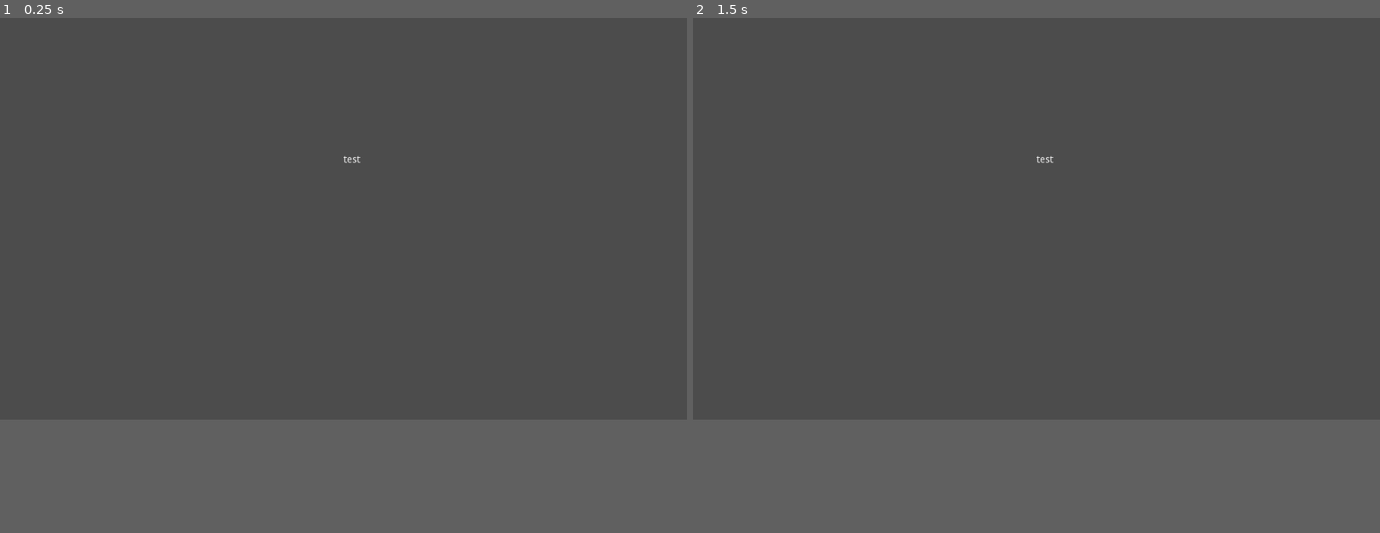
Above: before the commit, frames 1-2 (left to right).
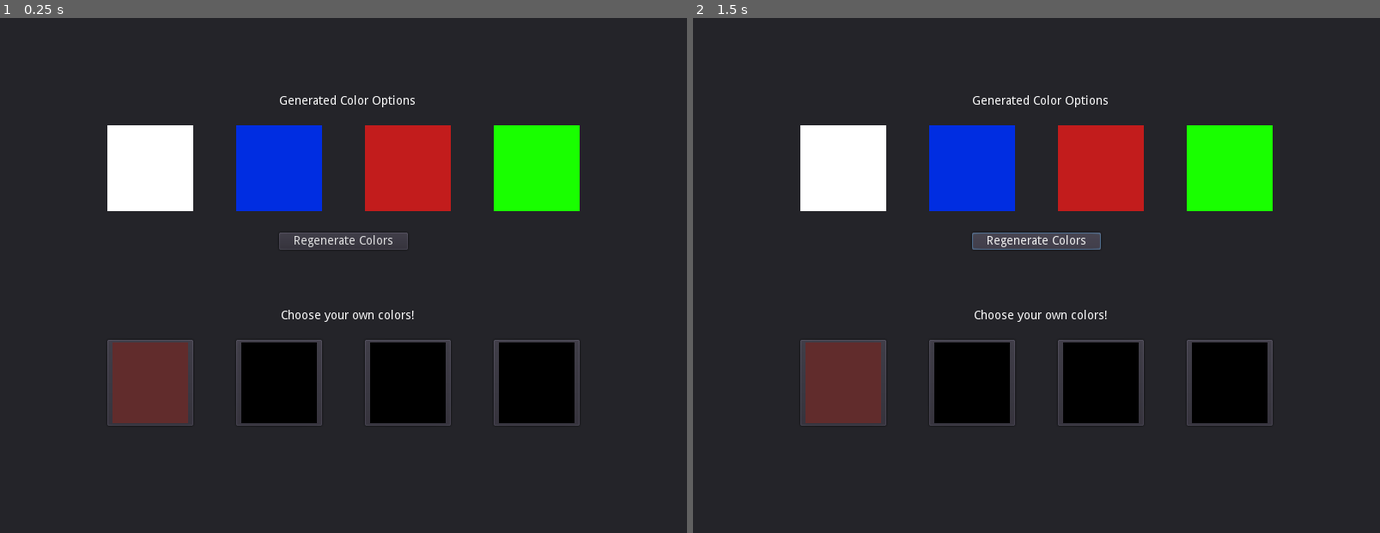
Above: after the commit, the same moments.

Repository: alexachramowicz/color-diary
Game: Godot game, scene res://MainScene.tscn
Two runs of this game, one before a commit and one after it. Both use one fixed random seed, a clock stepped at 60 frames per second and the inputs below. Before the commit the project has no main scene; this scene is started directly in both runs.
Inputs (mouse positions are in pixels of both pictures, inside the frame that each line leads up to):
- Up to frame 1 (0.25 s): no input
- Up to frame 2 (1.5 s): click (1036, 193) at 0.5 s, where only the run after the commit has a clickable "Regenerate Colors"; click (1036, 193) at 1.25 s, where only the run after the commit has a clickable "Regenerate Colors"
In our replay, the window is 800x468 before the commit and 800x600 after it. These sizes can differ from the game's own. Grey fills any space a smaller window leaves; there, only what the larger window draws over its background counts as a difference.

The runs differ from the first frame. In frame 1, 77% of the frame differs, in the area x 0-100%, y 0-80%; in frame 2, 77%.

Commit message:
Added MainMenu and ColorPanel

Diff:
--- /dev/null
+++ b/ColorPanel.gd
@@ -0,0 +1,17 @@
+extends Panel
+
+
+# Declare member variables here. Examples:
+# var a = 2
+# var b = "text"
+var rand_color = Color(randf(), randf(), randf())
+
+# Called when the node enters the scene tree for the first time.
+func _ready():
+	get_node("ColorRect")
+	pass # Replace with function body.
+
+
+# Called every frame. 'delta' is the elapsed time since the previous frame.
+#func _process(delta):
+#	pass
--- a/MainScene.tscn
+++ b/MainScene.tscn
@@ -1,13 +1,184 @@
-[gd_scene format=2]
+[gd_scene load_steps=4 format=2]
+
+[ext_resource path="res://main.gd" type="Script" id=1]
+[ext_resource path="res://images/logo.png" type="Texture" id=2]
+[ext_resource path="res://ColorPanel.gd" type="Script" id=3]
 
 [node name="MainScene" type="Node2D"]
+script = ExtResource( 1 )
 
-[node name="Label" type="Label" parent="."]
-margin_left = 512.0
-margin_top = 205.0
-margin_right = 552.0
-margin_bottom = 219.0
-text = "test"
+[node name="MainMenuContainer" type="MarginContainer" parent="."]
+visible = false
+anchor_right = 1.0
+anchor_bottom = 1.0
+margin_right = 800.0
+margin_bottom = 600.0
 __meta__ = {
 "_edit_use_anchors_": false
 }
+
+[node name="VBoxContainer" type="VBoxContainer" parent="MainMenuContainer"]
+margin_right = 800.0
+margin_bottom = 600.0
+__meta__ = {
+"_edit_use_anchors_": false
+}
+
+[node name="CenterContainer" type="CenterContainer" parent="MainMenuContainer/VBoxContainer"]
+margin_right = 800.0
+margin_bottom = 200.0
+
+[node name="LogoRect" type="TextureRect" parent="MainMenuContainer/VBoxContainer/CenterContainer"]
+margin_left = 300.0
+margin_right = 500.0
+margin_bottom = 200.0
+texture = ExtResource( 2 )
+
+[node name="NewImageLabel" type="Label" parent="MainMenuContainer/VBoxContainer"]
+margin_top = 204.0
+margin_right = 800.0
+margin_bottom = 218.0
+text = "New Image"
+align = 1
+
+[node name="DiaryLabel" type="Label" parent="MainMenuContainer/VBoxContainer"]
+margin_top = 222.0
+margin_right = 800.0
+margin_bottom = 236.0
+text = "Diary"
+align = 1
+
+[node name="NameLabel" type="Label" parent="MainMenuContainer/VBoxContainer"]
+margin_top = 240.0
+margin_right = 800.0
+margin_bottom = 254.0
+text = "Alex Achramowicz"
+align = 1
+
+[node name="ColorPanel" type="Panel" parent="."]
+margin_right = 800.0
+margin_bottom = 600.0
+script = ExtResource( 3 )
+__meta__ = {
+"_edit_use_anchors_": false
+}
+
+[node name="Label1" type="Label" parent="ColorPanel"]
+anchor_left = 0.5
+anchor_top = 0.5
+anchor_right = 0.5
+anchor_bottom = 0.5
+margin_left = -75.2275
+margin_top = -210.0
+margin_right = 85.0
+margin_bottom = -179.0
+text = "Generated Color Options"
+align = 1
+__meta__ = {
+"_edit_use_anchors_": false
+}
+
+[node name="ColorRect1" type="ColorRect" parent="ColorPanel"]
+margin_left = 125.0
+margin_top = 125.0
+margin_right = 225.0
+margin_bottom = 225.0
+__meta__ = {
+"_edit_use_anchors_": false
+}
+
+[node name="ColorRect2" type="ColorRect" parent="ColorPanel"]
+margin_left = 275.0
+margin_top = 125.0
+margin_right = 375.0
+margin_bottom = 225.0
+color = Color( 0, 0.180392, 0.886275, 1 )
+__meta__ = {
+"_edit_use_anchors_": false
+}
+
+[node name="ColorRect3" type="ColorRect" parent="ColorPanel"]
+margin_left = 425.0
+margin_top = 125.0
+margin_right = 525.0
+margin_bottom = 225.0
+color = Color( 0.764706, 0.113725, 0.113725, 1 )
+__meta__ = {
+"_edit_use_anchors_": false
+}
+
+[node name="ColorRect4" type="ColorRect" parent="ColorPanel"]
+margin_left = 575.0
+margin_top = 125.0
+margin_right = 675.0
+margin_bottom = 225.0
+color = Color( 0.101961, 1, 0, 1 )
+__meta__ = {
+"_edit_use_anchors_": false
+}
+
+[node name="Button" type="Button" parent="ColorPanel"]
+anchor_left = 0.5
+anchor_top = 0.5
+anchor_right = 0.5
+anchor_bottom = 0.5
+margin_left = -75.0
+margin_top = -50.0
+margin_right = 75.0
+margin_bottom = -30.0
+text = "Regenerate Colors"
+__meta__ = {
+"_edit_use_anchors_": false
+}
+
+[node name="Label2" type="Label" parent="ColorPanel"]
+anchor_left = 0.5
+anchor_top = 0.5
+anchor_right = 0.5
+anchor_bottom = 0.5
+margin_left = -75.2275
+margin_top = 40.0
+margin_right = 85.0
+text = "Choose your own colors!
+"
+align = 1
+__meta__ = {
+"_edit_use_anchors_": false
+}
+
+[node name="ColorPickerButton" type="ColorPickerButton" parent="ColorPanel"]
+margin_left = 125.0
+margin_top = 375.0
+margin_right = 225.0
+margin_bottom = 475.0
+color = Color( 0.384314, 0.176471, 0.176471, 1 )
+__meta__ = {
+"_edit_use_anchors_": false
+}
+
+[node name="ColorPickerButton2" type="ColorPickerButton" parent="ColorPanel"]
+margin_left = 275.0
+margin_top = 375.0
+margin_right = 375.0
+margin_bottom = 475.0
+__meta__ = {
+"_edit_use_anchors_": false
+}
+
+[node name="ColorPickerButton3" type="ColorPickerButton" parent="ColorPanel"]
+margin_left = 425.0
+margin_top = 375.0
+margin_right = 525.0
+margin_bottom = 475.0
+__meta__ = {
+"_edit_use_anchors_": false
+}
+
+[node name="ColorPickerButton4" type="ColorPickerButton" parent="ColorPanel"]
+margin_left = 575.0
+margin_top = 375.0
+margin_right = 675.0
+margin_bottom = 475.0
+__meta__ = {
+"_edit_use_anchors_": false
+}
--- /dev/null
+++ b/Panel.gd
@@ -0,0 +1,7 @@
+extends Panel
+
+func _ready():
+	get_node("Button").connect("pressed", self, "_on_Button_pressed")
+
+func _on_Button_pressed():
+	get_node("gang_label").text = "gang"
--- /dev/null
+++ b/main.gd
@@ -0,0 +1,16 @@
+extends Node2D
+
+
+# Declare member variables here. Examples:
+# var a = 2
+# var b = "text"
+
+
+# Called when the node enters the scene tree for the first time.
+func _ready():
+	pass # Replace with function body.
+
+
+# Called every frame. 'delta' is the elapsed time since the previous frame.
+func _process(delta):
+	pass
--- a/project.godot
+++ b/project.godot
@@ -16,7 +16,13 @@
 [application]
 
 config/name="color-diary"
-config/icon="res://icon.png"
+run/main_scene="res://MainScene.tscn"
+config/icon="res://images/logo.png"
+
+[display]
+
+window/size/width=800
+window/stretch/mode="2d"
 
 [rendering]
 
Binary file added: images/logo.png
